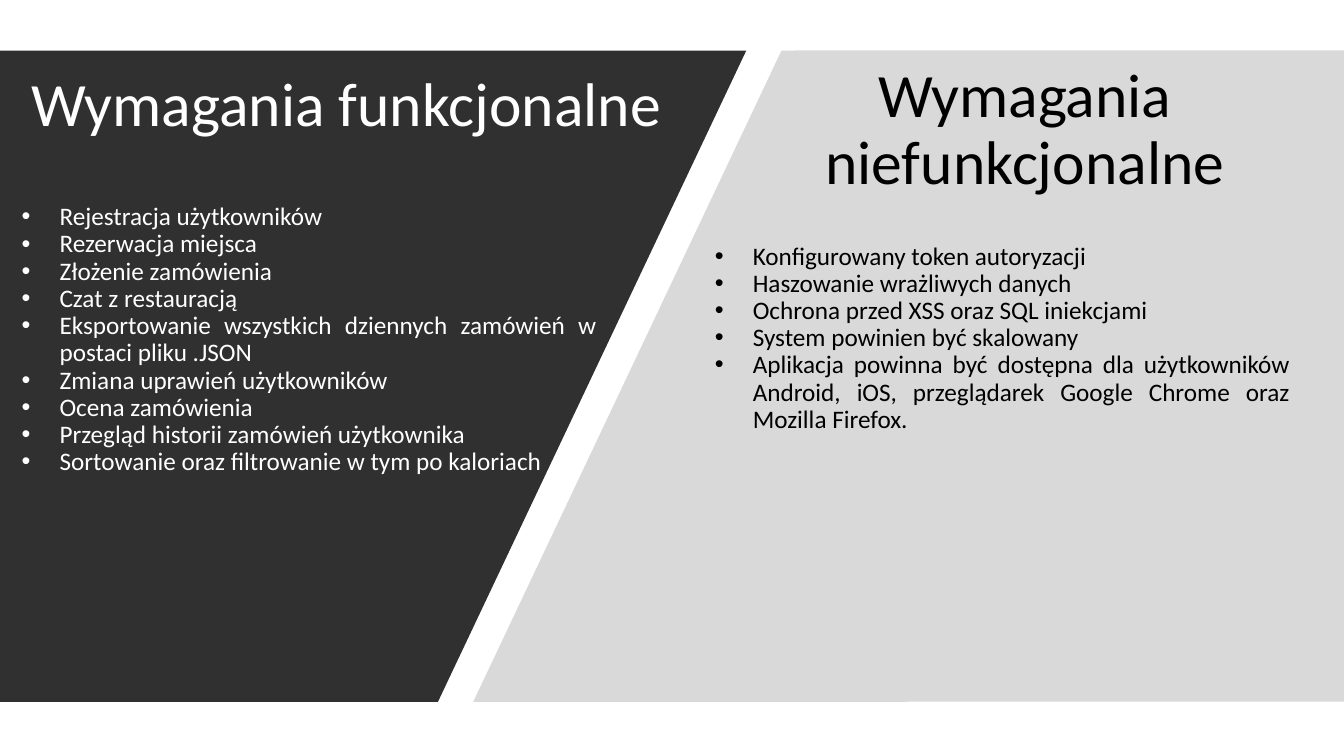
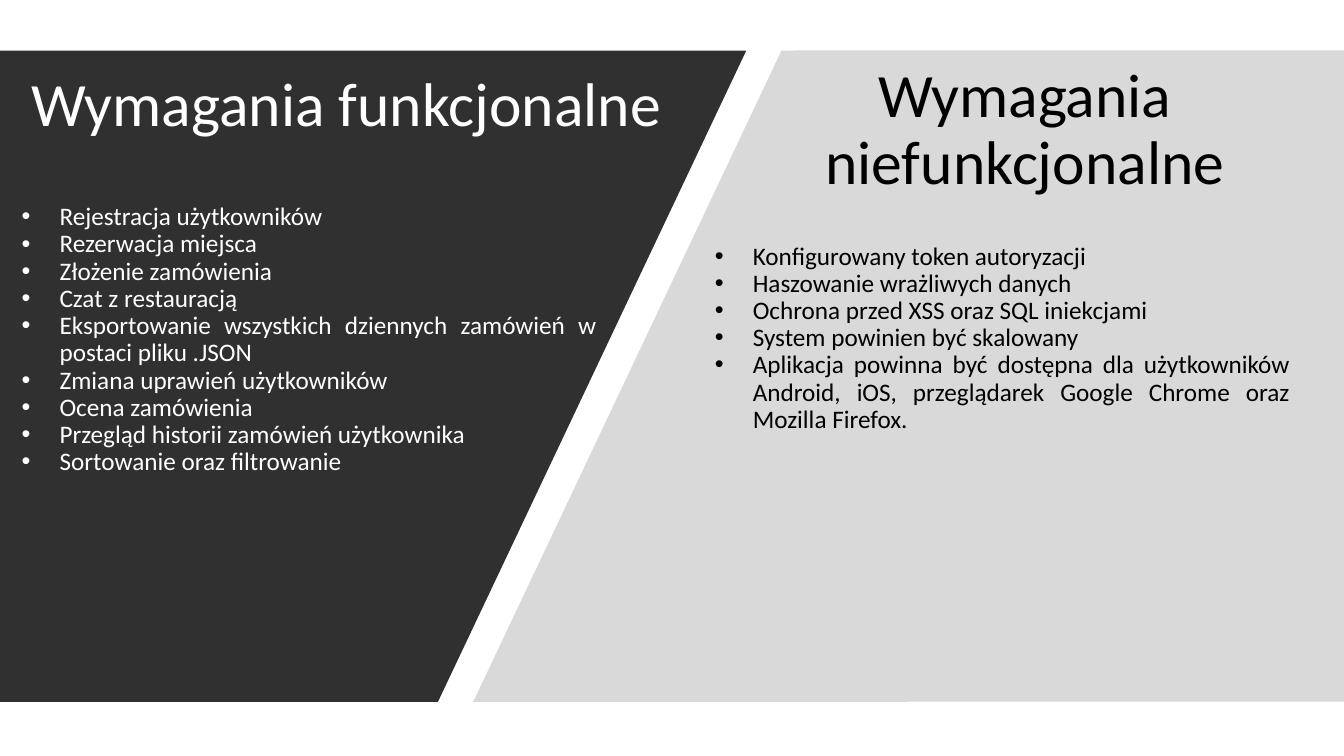
Before and after one commit to yurii-shchehliuk/ECommerce-Restaurant, a slide deck: slide 5 of PRACA DYPLOMOWA INŻYNIERSKA.pptx. Drawn at 1344x756 pixels with LibreOffice and Linux fonts; fonts in the diff are those of the drawing. Boxes give left, top, right and bottom in pixels: in the first picture for what was removed or moved away, otherwise in the second. Text is boxed around its words. In the diff, an @@ line names an element or a change of style, - is before the commit and + after.

```diff
--- a/PRACA DYPLOMOWA INŻYNIERSKA.pptx
+++ b/PRACA DYPLOMOWA INŻYNIERSKA.pptx
@@ text at bbox=[60, 452, 341, 470]: text changed @@
-• Sortowanie oraz filtrowanie w tym po kaloriach
+• Sortowanie oraz filtrowanie
```
Also in this commit, not shown: 7 other slides changed, 1 slide removed, 2 other files.
